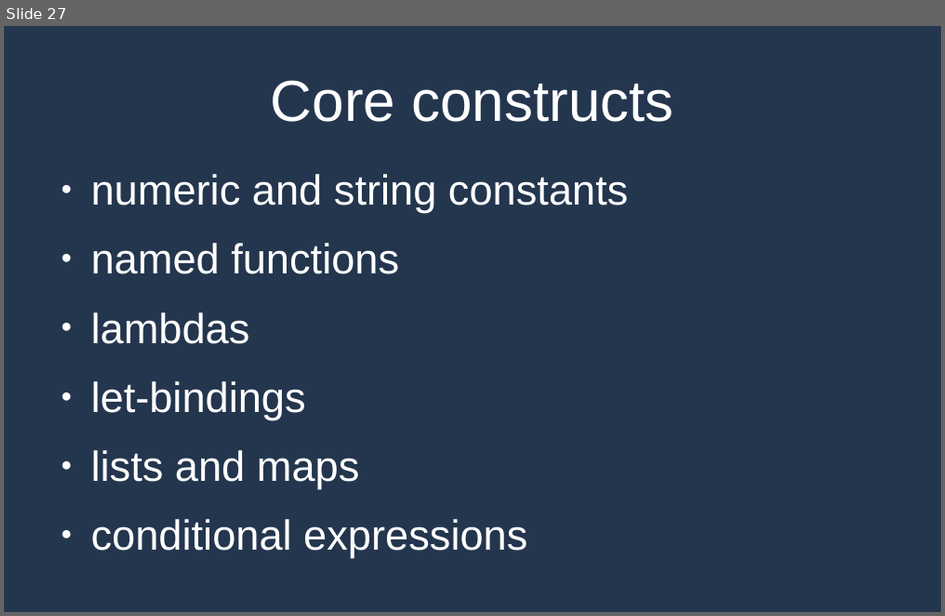
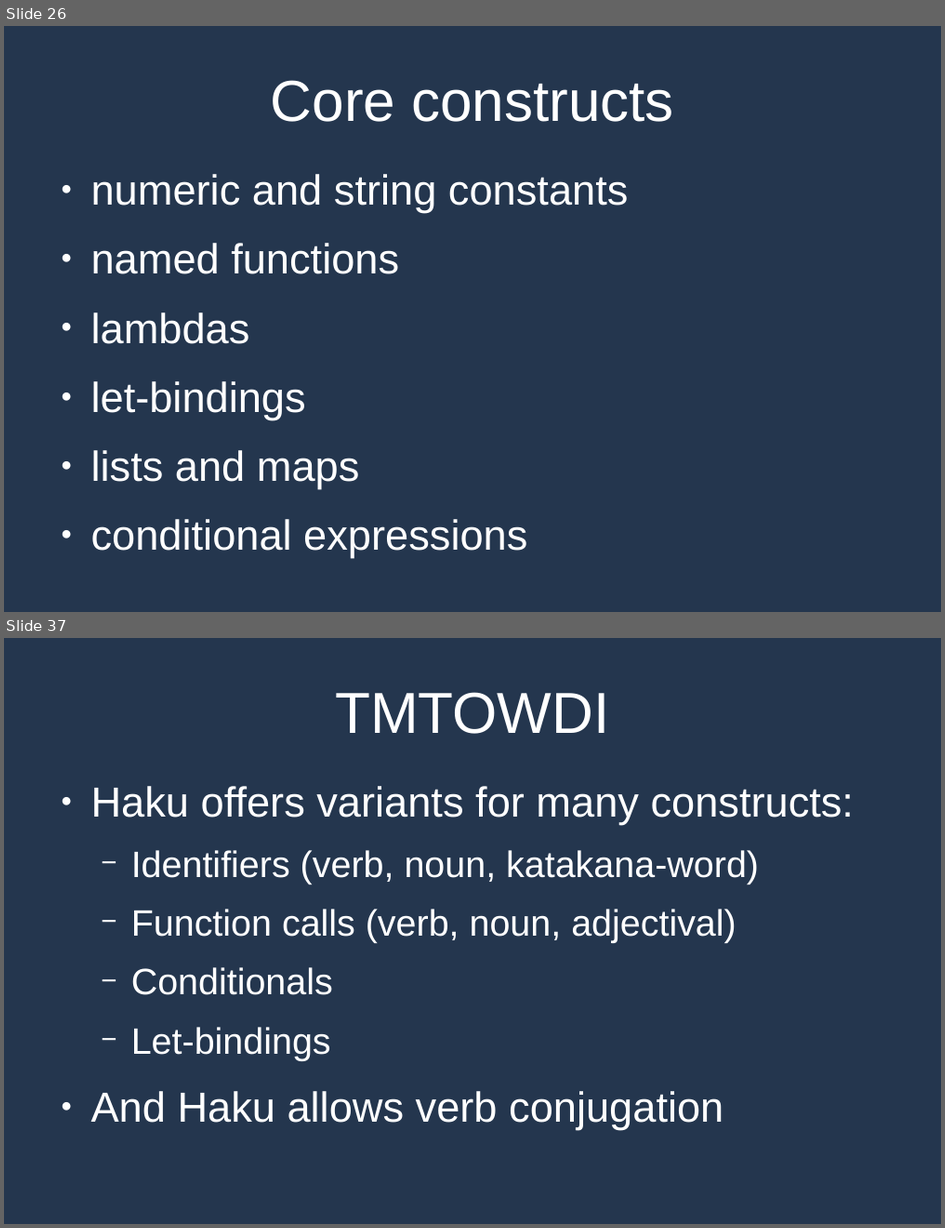
Before and after one commit to MrPicklePinosaur/haku, a slide deck: haku-talk/haku-talk.odp. Shown one above the other, each under a label of ours: slide 27 before the commit, slides 26 and 37 after it; the slides between them are not shown. The pictures are 945x616 and 945x1228 pixels, drawn with LibreOffice and Linux fonts; fonts in the diff are those of the drawing. Boxes give left, top, right and bottom in pixels: in the first picture for what was removed or moved away, otherwise in the second. Text is boxed around its words. In the diff, an @@ line names an element or a change of style, - is before the commit and + after.

Commit message:
Haku talk almost done ...

```diff
--- a/haku-talk/haku-talk.odp
+++ b/haku-talk/haku-talk.odp
@@ slide 37 added at bbox=[4, 638, 941, 1224], background #24364E @@
@@ title added at bbox=[335, 692, 609, 734], 48.9 pt, text #FFFFFF @@
+TMTOWDI
@@ text added at bbox=[91, 786, 854, 1129], 31.1 pt, text #FFFFFF @@
+● Haku offers variants for many constructs:
+  − Identifiers (verb, noun, katakana-word)
+  − Function calls (verb, noun, adjectival)
+  − Conditionals
+  − Let-bindings
+● And Haku allows verb conjugation
@@ what was slide 27 is now slide 26 @@
```
Also in this commit, not shown: 3 slides changed, 12 other slides added, 1 slide removed, 2 other files.
